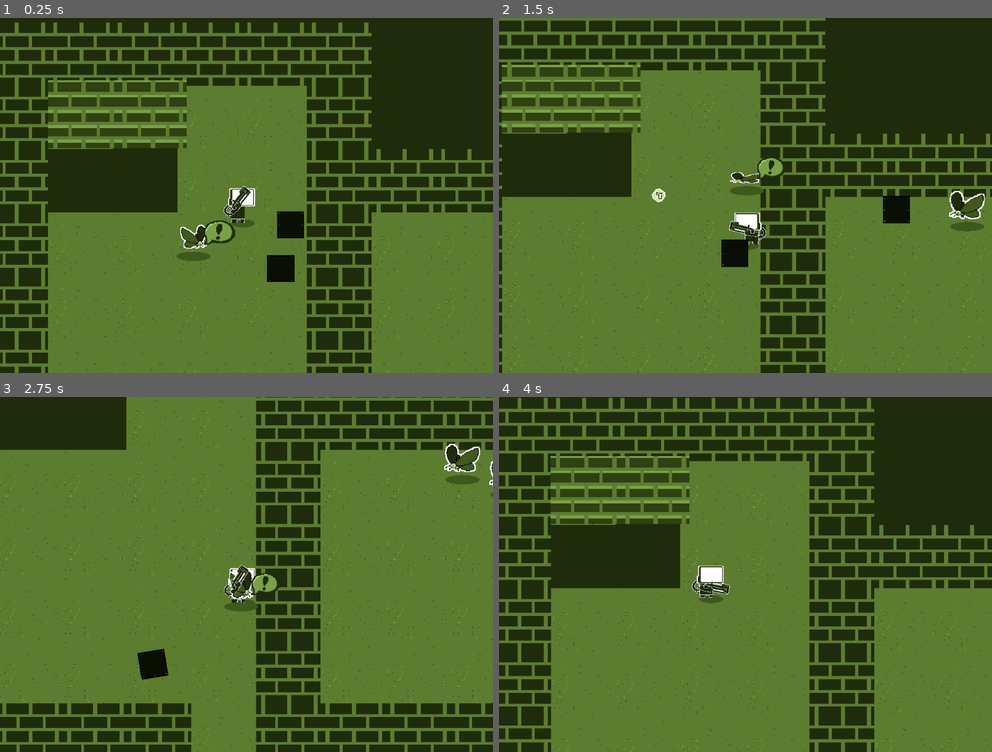
Above: before the commit, frames 1-4 (two rows, left to right).
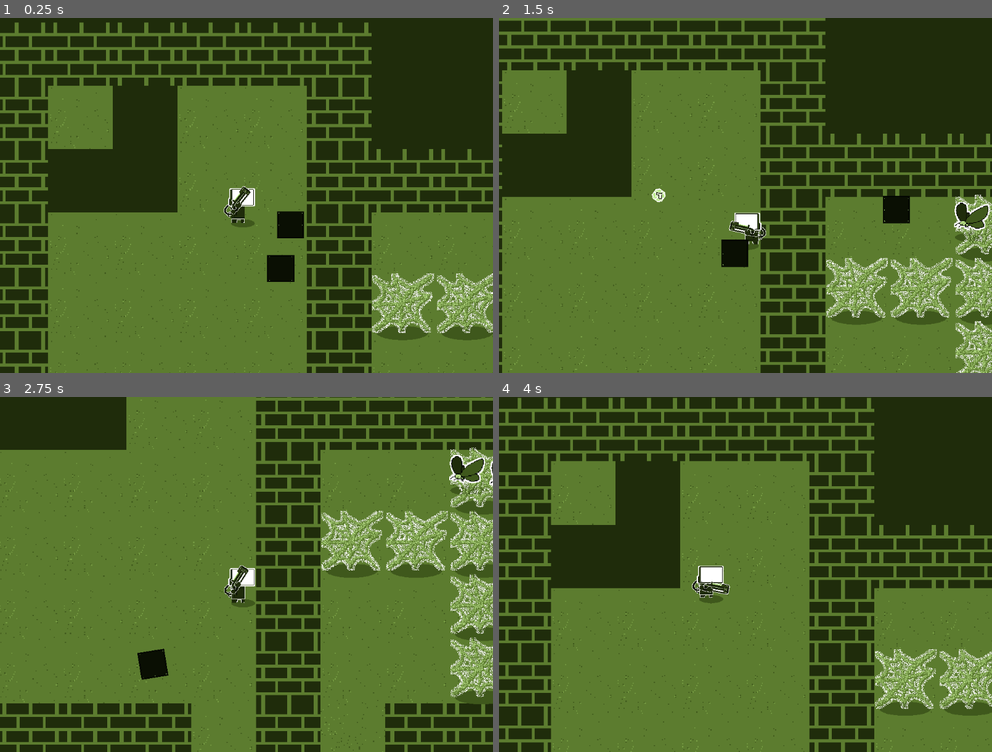
Above: after the commit, the same moments.

Repository: DeadM4nn/DeadmannGame
Game: Godot game, scene res://Levels/TestLevel/node_2d.tscn
Two runs of this game, one before a commit and one after it. Both use one fixed random seed, a clock stepped at 60 frames per second and the inputs below.
Inputs (mouse positions are in pixels of both pictures, inside the frame that each line leads up to):
- Up to frame 1 (0.25 s): no input
- Up to frame 2 (1.5 s): move the mouse to (853, 177) at 0.52 s; hold Right (ui_right) 0.53-1.28 s; hold Space (Canon) 0.53-1.28 s; move the mouse to (646, 213) at 1.27 s; hold Down (ui_down) from 1.28 s (still down); click (646, 213) at 1.35 s
- Up to frame 3 (2.75 s): move the mouse to (295, 496) at 2.02 s; release Down (ui_down) at 2.03 s; hold Right (ui_right) from 2.03 s (still down); hold Right mouse button (shoot_r) from 2.03 s (still down)
- Up to frame 4 (4 s): move the mouse to (720, 645) at 2.77 s; release Right (ui_right) at 2.78 s; release Right mouse button (shoot_r) at 2.78 s; hold Up (ui_up) 2.78-3.53 s; tap Mouse wheel up (zoom_in) at 2.85 s; move the mouse to (893, 627) at 3.52 s; hold Left (ui_left) from 3.53 s (still down); hold Mouse wheel down (zoom_out) from 3.53 s (still down)

The runs differ from the first frame. In frame 1, 6.3% of the frame differs, in the area x 9-100%, y 17-91%; in frame 2, 8.5%, in the area x 0-100%, y 13-100%; in frame 3, 8.2%; in frame 4, 5.5%.

Commit message:
Removed Walls

Diff:
--- a/Element/Swappable/base_swappable.gd
+++ b/Element/Swappable/base_swappable.gd
@@ -20,6 +20,7 @@
 @export var jump_force : float = 0
 
 
+var is_facing_opposite = false
 var is_flipped = false
 
 ## The pointer that points to the player
@@ -65,21 +66,22 @@
 # Called every frame. 'delta' is the elapsed time since the previous frame.
 func _process(delta):
 
-	var old_sprite_flip_h = sprite.flip_h
 
 	## Constantly point to player if player is in the range
 	if player != null and behaviour_value[BEHAVIOURS.IS_CHASING]:
 		$Point_to_player.look_at(player.global_position)
-		if player.global_position < global_position:
-			sprite.flip_h = false
-		else:
-			sprite.flip_h = true
-
-		## Flip the skipp
-		if not sprite.flip_h and $Size/Flapping/Floating/Sprite/Skull.scale.x < 0:
-			$Size/Flapping/Floating/Sprite/Skull.scale.x *= -1
-		elif sprite.flip_h and $Size/Flapping/Floating/Sprite/Skull.scale.x >= 0 :
-			$Size/Flapping/Floating/Sprite/Skull.scale.x *= -1
+#		if player.global_position > global_position and not is_facing_opposite:
+#			is_facing_opposite = true
+#			sprite.scale.x *= -1
+#		elif player.global_position <= global_position and is_facing_opposite:
+#			sprite.scale.x *= -1
+#			is_facing_opposite = false
+
+#		## Flip the skipp
+#		if not sprite.flip_h and $Size/Flapping/Floating/Sprite/Skull.scale.x < 0:
+#			$Size/Flapping/Floating/Sprite/Skull.scale.x *= -1
+#		elif sprite.flip_h and $Size/Flapping/Floating/Sprite/Skull.scale.x >= 0 :
+#			$Size/Flapping/Floating/Sprite/Skull.scale.x *= -1
 
 # Apply the changes made to the is_flags
 func set_behaviour():
--- a/Element/Swappable/base_swappable.tscn
+++ b/Element/Swappable/base_swappable.tscn
@@ -42,10 +42,10 @@
 shader_parameter/dissolve_texture = SubResource("NoiseTexture2D_fe0jd")
 
 [sub_resource type="CircleShape2D" id="CircleShape2D_u352e"]
-radius = 53.8424
+radius = 87.5881
 
 [sub_resource type="CircleShape2D" id="CircleShape2D_30520"]
-radius = 725.276
+radius = 148.661
 
 [sub_resource type="Animation" id="Animation_rmpsy"]
 resource_name = "Flap_Wings"
@@ -136,10 +136,10 @@
 }
 
 [sub_resource type="CircleShape2D" id="CircleShape2D_el2j4"]
-radius = 75.1066
+radius = 121.594
 
 [sub_resource type="CircleShape2D" id="CircleShape2D_cyhsj"]
-radius = 52.1536
+radius = 71.007
 
 [node name="BaseSwappable" type="RigidBody2D"]
 collision_layer = 2147483648
--- a/Levels/TestLevel/node_2d.tscn
+++ b/Levels/TestLevel/node_2d.tscn
@@ -4,11 +4,11 @@
 [ext_resource type="Texture2D" uid="uid://cqqjvf50n73a3" path="res://Asset/Tile/Dungeon Tile/Floor 3x3.png" id="2_4p27a"]
 [ext_resource type="Texture2D" uid="uid://b88or3ta17n6r" path="res://Asset/Tile/Dungeon Tile/Wall.png" id="2_pkxy5"]
 [ext_resource type="Texture2D" uid="uid://cvvfufuc1nb6o" path="res://Asset/Tile/Dungeon Tile/Void1.png" id="3_qj554"]
-[ext_resource type="PackedScene" uid="uid://cfghwmxeqrsid" path="res://Swappables/Wall.tscn" id="4_nc08k"]
 [ext_resource type="Texture2D" uid="uid://n72sunuti4ao" path="res://Asset/Swappables/Door.png" id="4_pkjrc"]
 [ext_resource type="Texture2D" uid="uid://igv1m16aeflr" path="res://Asset/Tile/Dungeon Tile/Wall2.png" id="5_bmssw"]
 [ext_resource type="PackedScene" uid="uid://h2vv2wukv8vf" path="res://Element/Swappable/crown.tscn" id="5_rmpp6"]
 [ext_resource type="PackedScene" uid="uid://d2jbto42a77b2" path="res://Element/Bouncer.tscn" id="5_vu8g6"]
+[ext_resource type="PackedScene" uid="uid://mf1215ctjuw4" path="res://Swappables/Cobweb.tscn" id="6_qubp3"]
 [ext_resource type="PackedScene" uid="uid://yfvcmsf6ldym" path="res://Element/Swappable/base_swappable.tscn" id="6_ukruq"]
 [ext_resource type="PackedScene" uid="uid://c2qy74u4hqxla" path="res://Element/Wall/Bouncer.tscn" id="7_hyvd4"]
 
@@ -105,6 +105,7 @@
 
 [sub_resource type="TileSetScenesCollectionSource" id="TileSetScenesCollectionSource_n2cbs"]
 scenes/1/scene = SubResource("PackedScene_wkucb")
+scenes/2/scene = ExtResource("6_qubp3")
 
 [sub_resource type="TileSet" id="TileSet_116ru"]
 tile_size = Vector2i(64, 64)
@@ -143,14 +144,14 @@
 layer_2/y_sort_enabled = false
 layer_2/y_sort_origin = 0
 layer_2/z_index = 0
-layer_2/tile_data = PackedInt32Array(458748, 1, 0, 458749, 1 …(560 unchanged characters)…  1, 0, 196609, 1, 0, 262145, 1, 0, 262146, 1, 0, 262147, 1, 0, 262148, 1, 0, 262149, 1, 0, 327676, 1, 0, 327677, 1, 0, 327678, 1, 0, 327679, 1, 0, -131076, 1, 0, -65540, 1, 0, -4, 1, 0, 65532, 1, 0, 131068, 1, 0, 196604, 1, 0, 262140, 1, 0, -131075, 1, 0, -131074, 1, 0, -131073, 1, 0, -196608, 1, 0, -196607, 1, 0, -131071, 1, 0, -8, 1, 0, -7, 1, 0, -6, 1, 0, -5, 1, 0, 65528, 1, 0, 131064, 1, 0, 196600, 1, 0, 262136, 1, 0, 327672, 1, 0, 393208, 1, 0, 458744, 1, 0, 524280, 1, 0, 524281, 1, 0, 524282, 1, 0, 524283, 1, 0, 524284, 1, 0, 393220, 2, 0, 327684, 2, 0, -3, 2, 0, -2, 2, 0, -65538, 2, 0)
+layer_2/tile_data = PackedInt32Array(458748, 1, 0, 458749, 1 …(560 unchanged characters)…  1, 0, 196609, 1, 0, 262145, 1, 0, 262147, 1, 0, 262148, 1, 0, 262149, 1, 0, 327676, 1, 0, 327677, 1, 0, 327678, 1, 0, 327679, 1, 0, -131076, 1, 0, -65540, 1, 0, -4, 1, 0, 65532, 1, 0, 131068, 1, 0, 196604, 1, 0, 262140, 1, 0, -131075, 1, 0, -131074, 1, 0, -131073, 1, 0, -196608, 1, 0, -196607, 1, 0, -131071, 1, 0, -8, 1, 0, -7, 1, 0, -6, 1, 0, -5, 1, 0, 65528, 1, 0, 131064, 1, 0, 196600, 1, 0, 262136, 1, 0, 327672, 1, 0, 393208, 1, 0, 458744, 1, 0, 524280, 1, 0, 524281, 1, 0, 524282, 1, 0, 524283, 1, 0, 524284, 1, 0, 393220, 2, 0, 327684, 2, 0, -3, 2, 0, -2, 2, 0, -65538, 2, 0, 262146, 65536, 1)
 layer_3/name = "Element"
 layer_3/enabled = true
 layer_3/modulate = Color(1, 1, 1, 1)
 layer_3/y_sort_enabled = false
 layer_3/y_sort_origin = 0
 layer_3/z_index = 0
-layer_3/tile_data = PackedInt32Array()
+layer_3/tile_data = PackedInt32Array(4, 3, 131072, 65540, 3, 131072, 131076, 3, 131072, 196612, 3, 131072, 65539, 3, 131072, 65538, 3, 131072)
 
 [node name="Player" parent="." instance=ExtResource("1_hriob")]
 collision_mask = 4194306
@@ -181,10 +182,9 @@
 pickup = false
 
 [node name="Fly3" parent="." instance=ExtResource("6_ukruq")]
-position = Vector2(-179, 138.521)
+position = Vector2(-1247, 287.227)
 flying = true
 chasing = true
-dangerous = false
 pickup = false
 
 [node name="Fly4" parent="." instance=ExtResource("6_ukruq")]
@@ -203,10 +203,4 @@
 mass = 9000.0
 physics_material_override = SubResource("PhysicsMaterial_o8cd6")
 
-[node name="Node2D" parent="." instance=ExtResource("4_nc08k")]
-position = Vector2(-588, -235.281)
-
-[node name="Node2D2" parent="." instance=ExtResource("4_nc08k")]
-position = Vector2(-333, -235.281)
-
 [editable path="Fly2"]
--- /dev/null
+++ b/Swappables/Cobweb.tscn
@@ -0,0 +1,46 @@
+[gd_scene load_steps=3 format=3 uid="uid://mf1215ctjuw4"]
+
+[ext_resource type="PackedScene" uid="uid://yfvcmsf6ldym" path="res://Element/Swappable/base_swappable.tscn" id="1_h01a7"]
+[ext_resource type="Texture2D" uid="uid://cyt5d15ual4fq" path="res://Asset/Sprite/cobweb.png" id="2_2antd"]
+
+[node name="Cobweb" type="Node2D"]
+
+[node name="BaseSwappable" parent="." instance=ExtResource("1_h01a7")]
+position = Vector2(0, 14)
+dangerous = false
+voletile = true
+pickup = false
+
+[node name="Size" parent="BaseSwappable" index="0"]
+scale = Vector2(3.49349, 3.49349)
+
+[node name="Sprite" parent="BaseSwappable/Size/Flapping/Floating" index="0"]
+z_index = -98
+z_as_relative = false
+position = Vector2(-1.29609, -18.5772)
+texture = ExtResource("2_2antd")
+
+[node name="Skull" parent="BaseSwappable/Size/Flapping/Floating/Sprite" index="0"]
+visible = true
+position = Vector2(-8.20855, -6.48043)
+rotation = -0.924368
+scale = Vector2(0.358111, 0.416549)
+
+[node name="CollisionShape2D" parent="BaseSwappable" index="1"]
+position = Vector2(-7, -63)
+
+[node name="Chat" parent="BaseSwappable" index="5"]
+position = Vector2(81, -73)
+
+[node name="Shape" parent="BaseSwappable/Touch" index="0"]
+position = Vector2(-10, -64)
+
+[node name="Shape" parent="BaseSwappable/Wall" index="0"]
+position = Vector2(-14, -51)
+
+[node name="Crown" parent="BaseSwappable" index="12"]
+position = Vector2(1, -58)
+rotation = 0.915132
+scale = Vector2(2.67934, 1.89349)
+
+[editable path="BaseSwappable"]
--- a/Swappables/Wall.tscn
+++ b/Swappables/Wall_Broken.tscn
@@ -1,17 +1,13 @@
-[gd_scene load_steps=6 format=3 uid="uid://cfghwmxeqrsid"]
+[gd_scene load_steps=5 format=3 uid="uid://cfghwmxeqrsid"]
 
 [ext_resource type="PackedScene" uid="uid://yfvcmsf6ldym" path="res://Element/Swappable/base_swappable.tscn" id="1_j2idp"]
 [ext_resource type="Texture2D" uid="uid://igv1m16aeflr" path="res://Asset/Tile/Dungeon Tile/Wall2.png" id="2_qsdka"]
 
-[sub_resource type="CapsuleShape2D" id="CapsuleShape2D_f7qck"]
-radius = 89.7259
-height = 202.097
+[sub_resource type="CircleShape2D" id="CircleShape2D_xfjdq"]
+radius = 105.119
 
-[sub_resource type="CircleShape2D" id="CircleShape2D_xfjdq"]
-radius = 129.068
-
-[sub_resource type="RectangleShape2D" id="RectangleShape2D_3dn6f"]
-size = Vector2(172, 151)
+[sub_resource type="CircleShape2D" id="CircleShape2D_fvobn"]
+radius = 68.5657
 
 [node name="Wall" type="Node2D"]
 
@@ -19,33 +15,43 @@
 dangerous = false
 wall = true
 pickup = false
+trophy = true
 
 [node name="Size" parent="BaseSwappable" index="0"]
-position = Vector2(8, -47)
-scale = Vector2(3.99028, 3.99028)
+position = Vector2(8, 17)
 
 [node name="Sprite" parent="BaseSwappable/Size/Flapping/Floating" index="0"]
+position = Vector2(-66.1653, -132.547)
+scale = Vector2(4.00774, 4.00774)
 texture = ExtResource("2_qsdka")
+
+[node name="Skull" parent="BaseSwappable/Size/Flapping/Floating/Sprite" index="0"]
+visible = true
+position = Vector2(9.68651, -35.6771)
+scale = Vector2(1.20199, 1.20199)
 
 [node name="Shadow" parent="BaseSwappable/Size" index="1"]
 position = Vector2(-3.00731, 11.528)
 scale = Vector2(1.13583, 0.233672)
 
 [node name="CollisionShape2D" parent="BaseSwappable" index="1"]
-position = Vector2(8, -131.25)
-shape = SubResource("CapsuleShape2D_f7qck")
+position = Vector2(7, -23)
+scale = Vector2(0.97023, 1.17023)
 
 [node name="CollisionShape2D" parent="BaseSwappable/EyeSight" index="0"]
 visible = true
-position = Vector2(0, -127)
+position = Vector2(6, -19)
+
+[node name="Chat" parent="BaseSwappable" index="5"]
+position = Vector2(164, -212)
 
 [node name="Shape" parent="BaseSwappable/Touch" index="0"]
-position = Vector2(2.5, -128.5)
+position = Vector2(3, -14)
 shape = SubResource("CircleShape2D_xfjdq")
 
 [node name="Shape" parent="BaseSwappable/Wall" index="0"]
-position = Vector2(-2, -127.5)
-shape = SubResource("RectangleShape2D_3dn6f")
+position = Vector2(7.5, -27)
+shape = SubResource("CircleShape2D_fvobn")
 
 [node name="Crown" parent="BaseSwappable" index="12"]
 position = Vector2(51, -221)
Binary file changed: Asset/Sprite/Sprite-0001.aseprite
Binary file added: Asset/Sprite/cobweb.png
Not shown, added: Asset/Sprite/cobweb.png.import
Binary file added: Asset/Sprite/cobweb1.png
Not shown, added: Asset/Sprite/cobweb1.png.import
Binary file added: Asset/Sprite/cobweb2.png
Not shown, added: Asset/Sprite/cobweb2.png.import
Binary file added: Asset/Sprite/cobweb3.png
Not shown, added: Asset/Sprite/cobweb3.png.import
Binary file added: Asset/Sprite/cobweb4.png
Not shown, added: Asset/Sprite/cobweb4.png.import
Binary file added: Asset/Swappables/Bomb.png
(and 1 more such lines)
